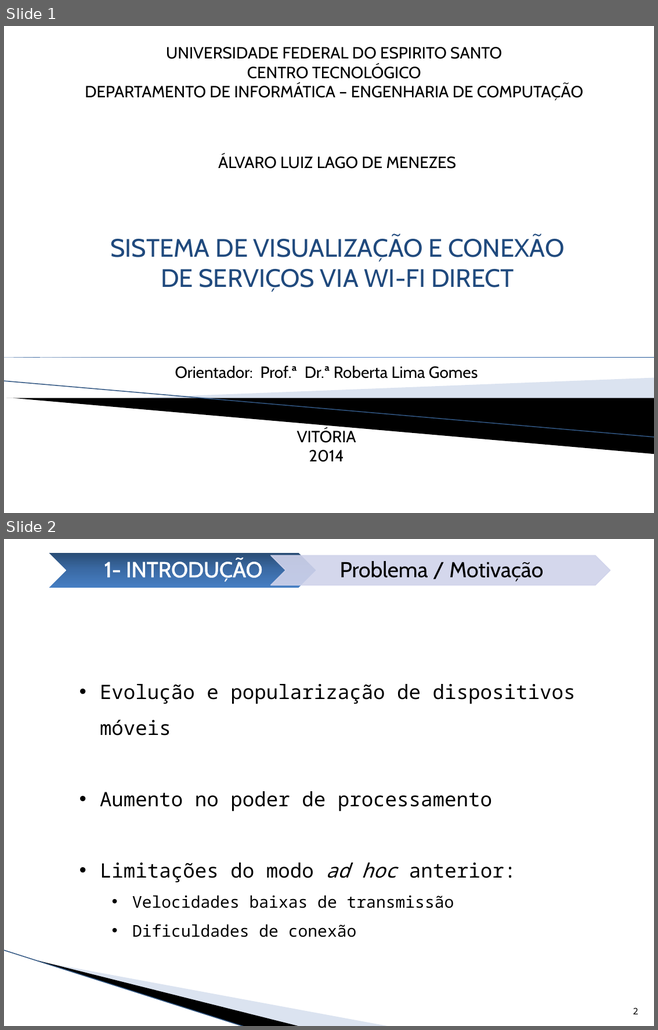
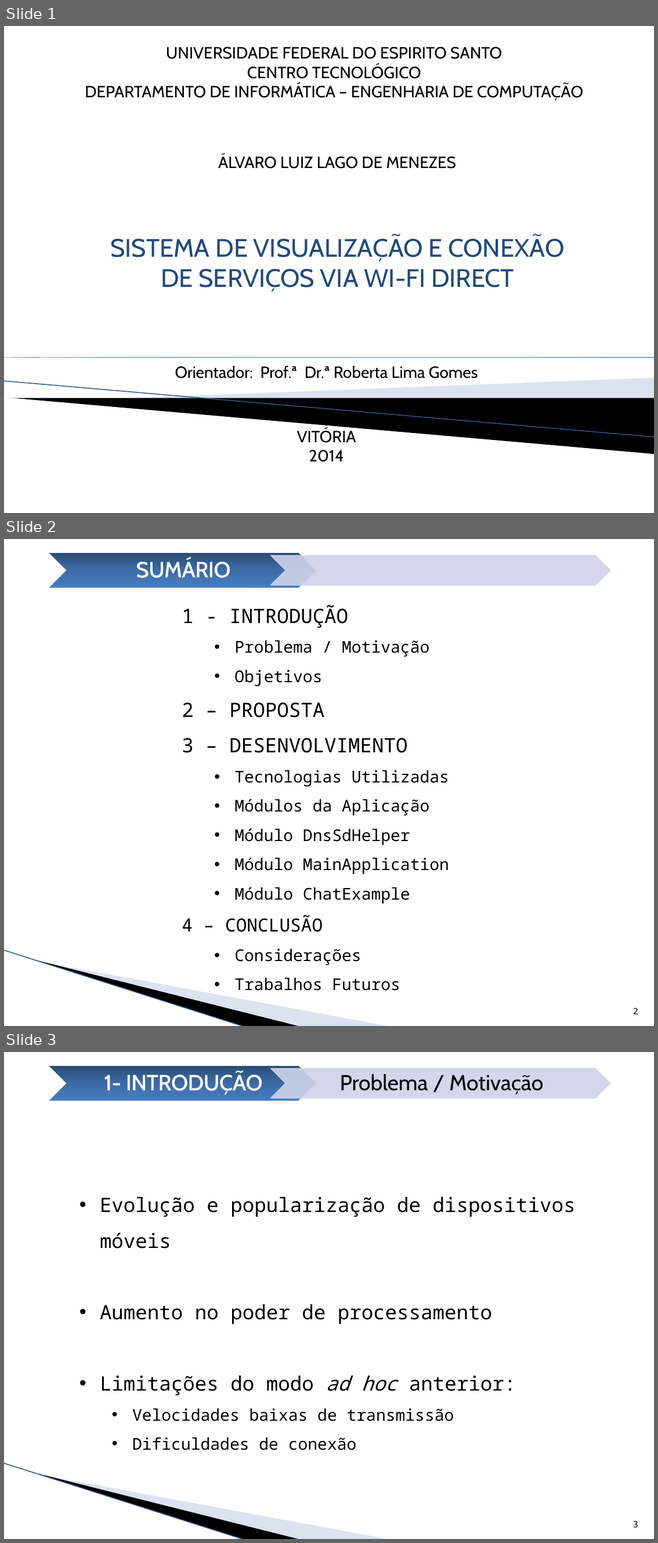
Before and after one commit to alvarollmenezes/servicediscoverypg, a slide deck: Apresentacao/PG.pptx. Shown one above the other, each under a label of ours: slides 1 and 2 before the commit, slides 1, 2 and 3 after it. The pictures are 658x1030 and 658x1543 pixels, drawn with LibreOffice and Linux fonts; fonts in the diff are those of the drawing; background and template pictures are left out. Boxes give left, top, right and bottom in pixels: in the first picture for what was removed or moved away, otherwise in the second. Text is boxed around its words. In the diff, an @@ line names an element or a change of style, - is before the commit and + after.

```diff
--- a/Apresentacao/PG.pptx
+++ b/Apresentacao/PG.pptx
@@ slide 2 added at (4,539,654,1026), background #FFFFFF; not listed: 3 template elements that a slide beside it also shows @@
@@ chevron added at (48,553,317,588), fill gradient #2A4C75 to #3C6CA6 to #4780C5, outline #FFFFFF 1 pt @@
@@ chevron added at (271,555,610,585), fill #D0D3EB at 90% opacity, outline #D0D3EB 1 pt @@
@@ text added at (136,559,231,578), 24 pt, text #FFFFFF @@
+SUMÁRIO
@@ text added at (181,605,449,991), 18 pt, text #000000 @@
+1 - INTRODUÇÃO
+  • Problema / Motivação
+  • Objetivos
+2 – PROPOSTA
+3 – DESENVOLVIMENTO
+  • Tecnologias Utilizadas
+  • Módulos da Aplicação
+  • Módulo DnsSdHelper
+  • Módulo MainApplication
+  • Módulo ChatExample
+4 – CONCLUSÃO
+  • Considerações
+  • Trabalhos Futuros
@@ page number added at (633,1008,638,1015), 10 pt, text #000000 @@
+2
@@ what was slide 2 is now slide 3 @@
@@ page number at (633,1521,638,1528): text changed @@
-2
+3
```
Also in this commit, not shown: 3 slides changed, 9 other slides added, 3 other files.
